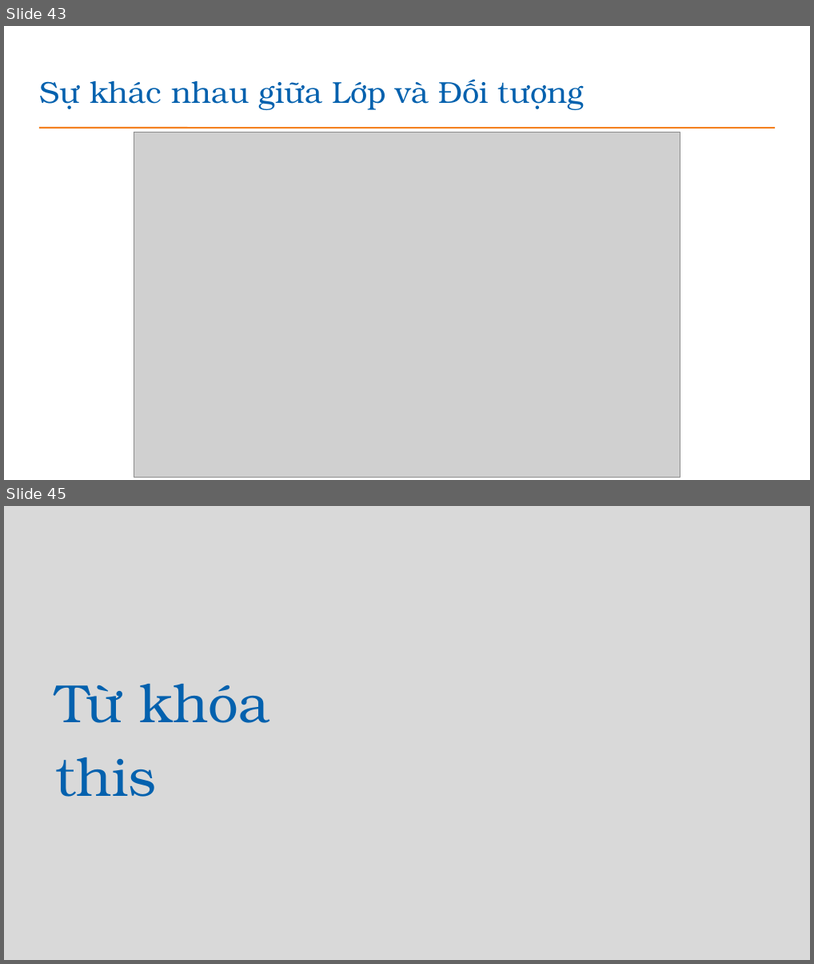
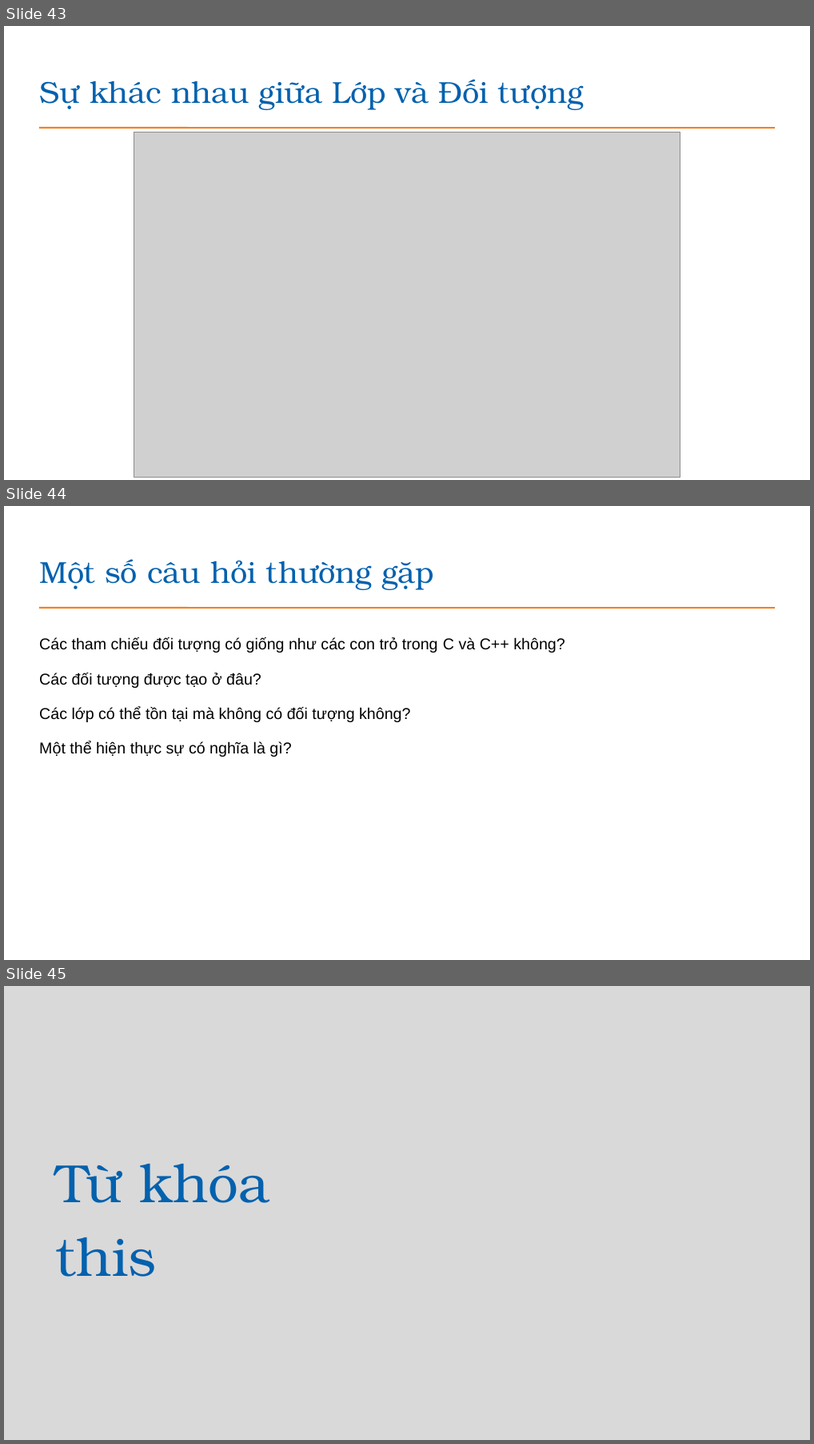
Before and after one commit to EdisonTechnologyAcademy/Java---Construction, a slide deck: presentations/Bài 7_Gioi thieu Java OOP.pptx. Shown one above the other, each under a label of ours: slides 43 and 45 before the commit, slides 43, 44 and 45 after it; the slides between them are not shown. The pictures are 814x964 and 814x1444 pixels, drawn with LibreOffice and Linux fonts; fonts in the diff are those of the drawing; grey boxes stand for pictures; background and template pictures are left out. Boxes give left, top, right and bottom in pixels: in the first picture for what was removed or moved away, otherwise in the second. Text is boxed around its words. In the diff, an @@ line names an element or a change of style, - is before the commit and + after.

```diff
--- a/presentations/Bài 7_Gioi thieu Java OOP.pptx
+++ b/presentations/Bài 7_Gioi thieu Java OOP.pptx
@@ slide 44 added at [4,506,810,960], background #FFFFFF; not listed: 1 template element that a slide beside it also shows @@
@@ title added at [39,559,434,590], 27 pt, text #0361AE @@
+Một số câu hỏi thường gặp
@@ text added at [39,637,565,652], 14 pt, text #000000 @@
+Các tham chiếu đối tượng có giống như các con trỏ trong C và C++ không?
@@ text added at [39,672,262,688], 14 pt, text #000000 @@
+Các đối tượng được tạo ở đâu?
@@ text added at [39,707,410,722], 14 pt, text #000000 @@
+Các lớp có thể tồn tại mà không có đối tượng không?
@@ text added at [39,741,291,756], 14 pt, text #000000 @@
+Một thể hiện thực sự có nghĩa là gì?
```
Also in this commit, not shown: 1 slide changed, 1 other slide added, 1 slide removed, 19 other files.
